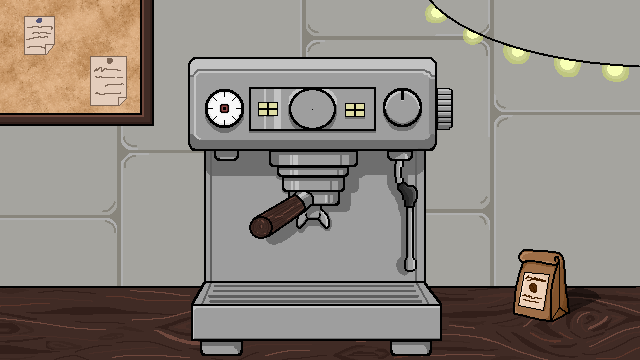
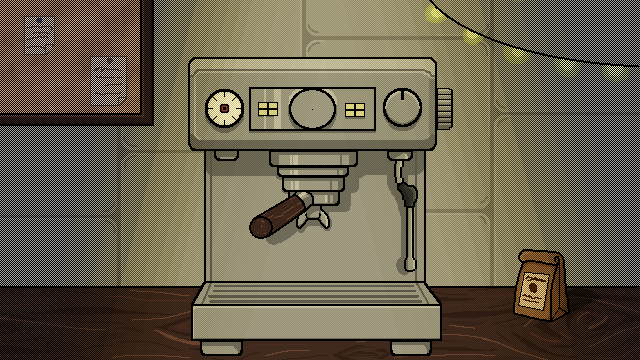
Before/after of a 640x360 layered artwork. What changed in the layer stack:
renamed "Capa de pintura 13 (pegada)" to "Capa de pintura 16", showed it, blend normal → multiply, painted on it over <box>0,0,640,360</box>
painted on "Capa de pintura 4 Fusionada" over <box>64,0,512,360</box>
painted on "Capa de pintura 10" over <box>128,0,512,360</box>
painted on "Capa de pintura 5" over <box>0,0,640,360</box>
painted on "Capa de pintura 11" over <box>0,0,640,128</box>
painted on "Capa de pintura 14 Fusionada" over <box>0,0,576,320</box>
painted on "Capa de pintura 14" over <box>0,0,640,320</box>
painted on "Capa de pintura 6" over <box>0,0,640,360</box>
